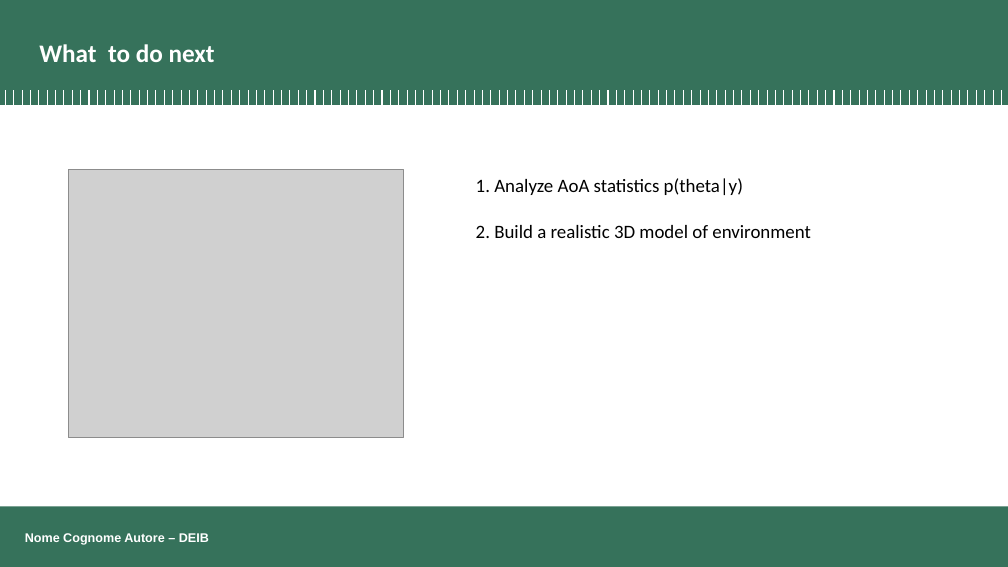
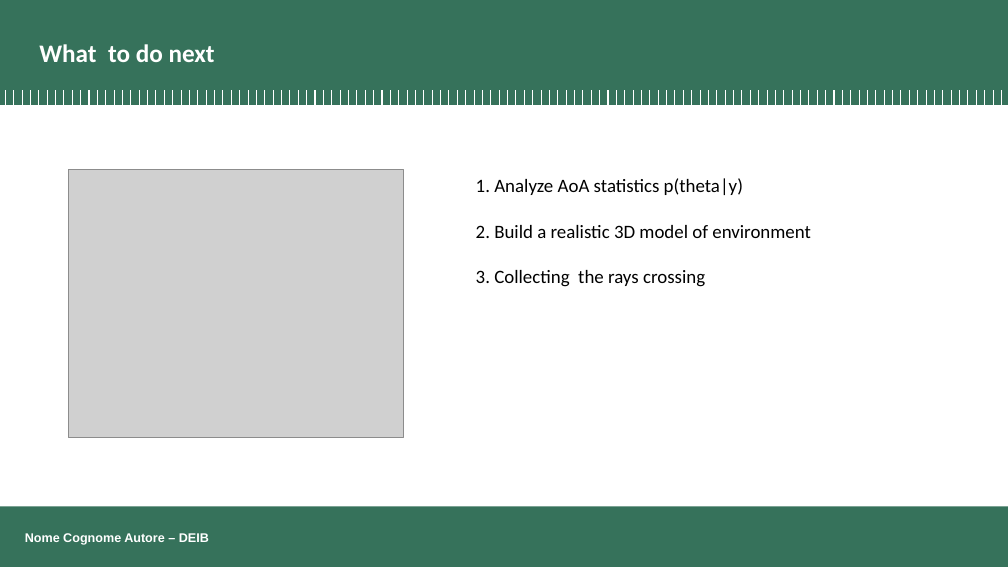
Before and after one commit to XuanZhang3635/Digital_Twin_Indoor_Positioning, a slide deck: slide 5 of xuan_1208.pptx. Drawn at 1008x567 pixels with LibreOffice and Linux fonts; fonts in the diff are those of the drawing; grey boxes stand for pictures; background and template pictures are left out. Boxes give left, top, right and bottom in pixels: in the first picture for what was removed or moved away, otherwise in the second. Text is boxed around its words. In the diff, an @@ line names an element or a change of style, - is before the commit and + after.

```diff
--- a/xuan_1208.pptx
+++ b/xuan_1208.pptx
@@ text at [476,270,705,287]: paragraph added @@
+3. Collecting the rays crossing
```
